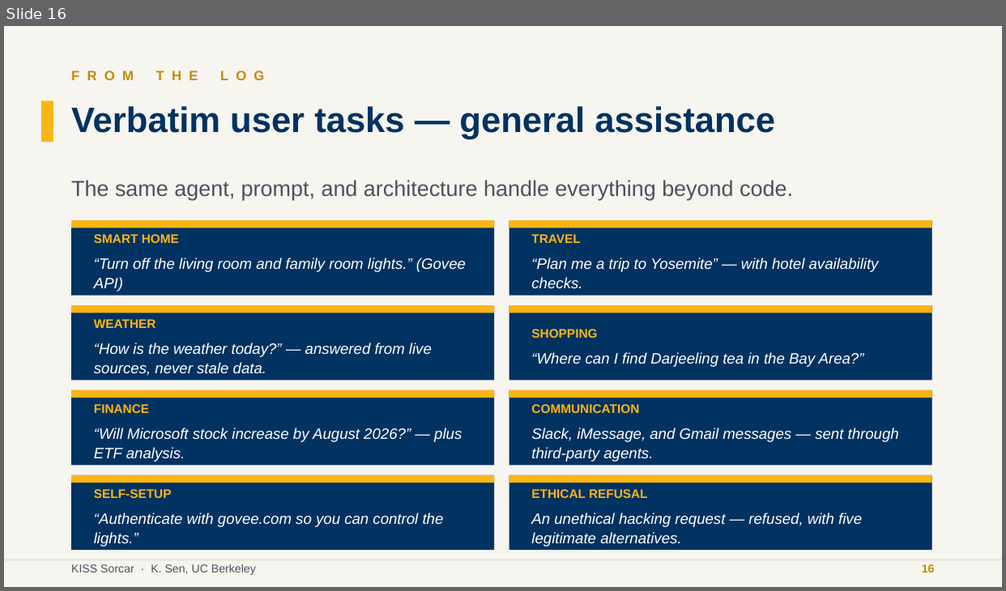
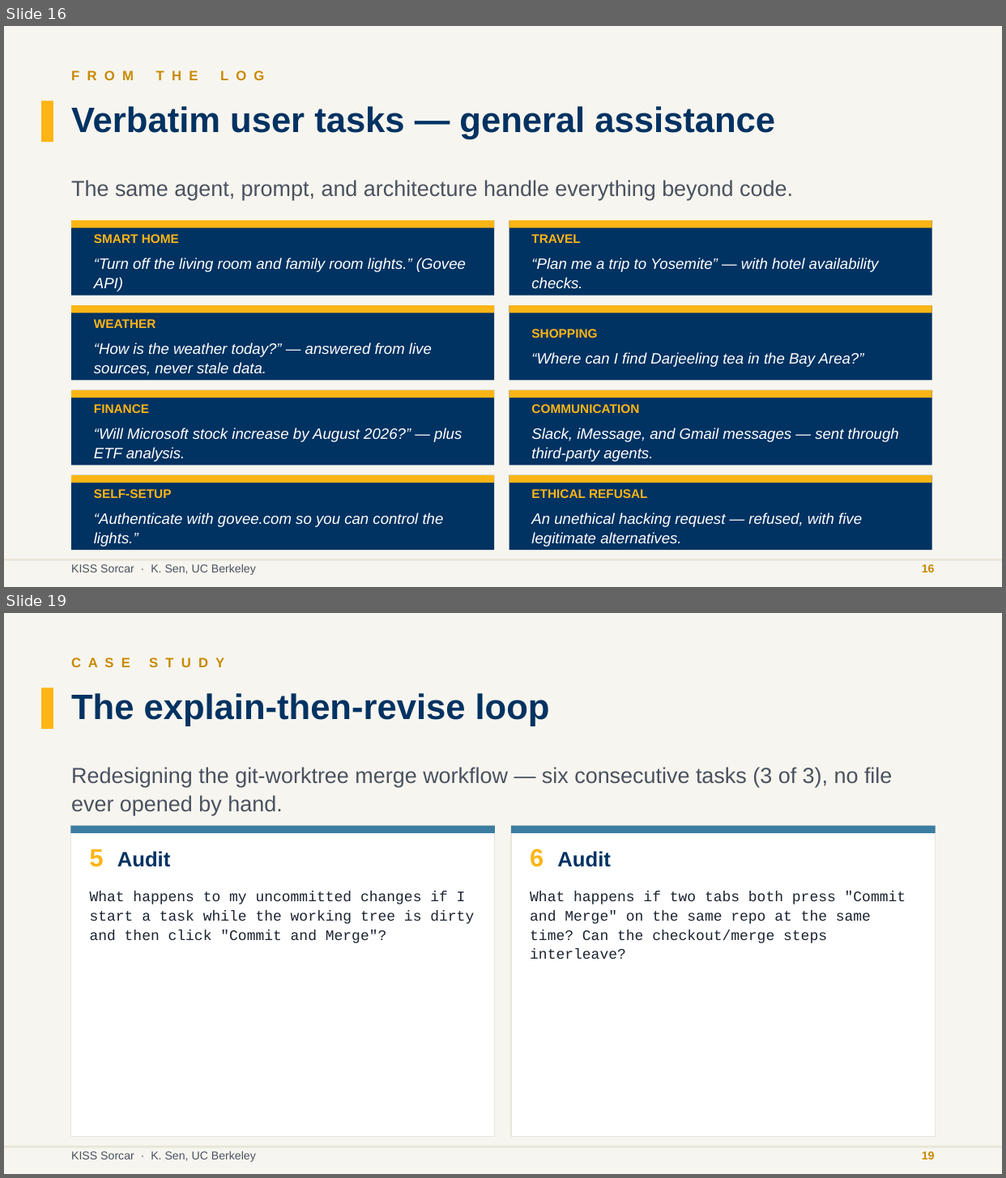
Before and after one commit to ksenxx/kiss_ai, a slide deck: papers/sekisssorcar/se_kiss_sorcar_slides.pptx. Shown one above the other, each under a label of ours: slide 16 before the commit, slides 16 and 19 after it; the slides between them are not shown. The pictures are 1006x591 and 1006x1178 pixels, drawn with LibreOffice and Linux fonts; fonts in the diff are those of the drawing. Boxes give left, top, right and bottom in pixels: in the first picture for what was removed or moved away, otherwise in the second. Text is boxed around its words. In the diff, an @@ line names an element or a change of style, - is before the commit and + after.

```diff
--- a/papers/sekisssorcar/se_kiss_sorcar_slides.pptx
+++ b/papers/sekisssorcar/se_kiss_sorcar_slides.pptx
@@ slide 19 added at bbox=[4, 613, 1002, 1174], background #F7F5EF @@
@@ text added at bbox=[71, 658, 224, 667], 13 pt, text #C88A00, bold @@
+C A S E S T U D Y
@@ rectangle added at bbox=[41, 688, 53, 729], fill #FDB515 @@
@@ text added at bbox=[71, 693, 550, 726], 34 pt, text #003262, bold @@
+The explain-then-revise loop
@@ text added at bbox=[71, 767, 892, 815], 21 pt, text #4A5260 @@
+Redesigning the git-worktree merge workflow — six consecutive tasks (3 of 3), no file ever opened by hand.
@@ rectangle added at bbox=[70, 825, 494, 1137], fill #FFFFFF, outline #E9E5D8 1 pt @@
@@ rectangle added at bbox=[70, 825, 494, 833], fill #3B7EA1 @@
@@ rectangle added at bbox=[512, 825, 936, 1137], fill #FFFFFF, outline #E9E5D8 1 pt @@
@@ rectangle added at bbox=[512, 825, 936, 833], fill #3B7EA1 @@
@@ text added at bbox=[90, 849, 171, 867], 20 pt, text #003262, bold @@
+5 Audit
@@ text added at bbox=[530, 849, 611, 867], 20 pt, text #003262, bold @@
+6 Audit
@@ text added at bbox=[90, 892, 474, 943], 14 pt, text #1A2330 @@
+What happens to my uncommitted changes if I start a task while the working tree is dirty and then click "Commit and Merge"?
@@ text added at bbox=[530, 892, 906, 959], 14 pt, text #1A2330 @@
+What happens if two tabs both press "Commit and Merge" on the same repo at the same time? Can the checkout/merge steps interleave?
@@ rectangle added at bbox=[4, 1146, 1002, 1148], fill #E9E5D8 @@
@@ text added at bbox=[71, 1152, 256, 1162], 11 pt, text #4A5260 @@
+KISS Sorcar · K. Sen, UC Berkeley
@@ text added at bbox=[922, 1152, 935, 1160], 11 pt, text #C88A00, bold @@
+19
```
Also in this commit, not shown: 7 slides changed, 1 other slide added.
